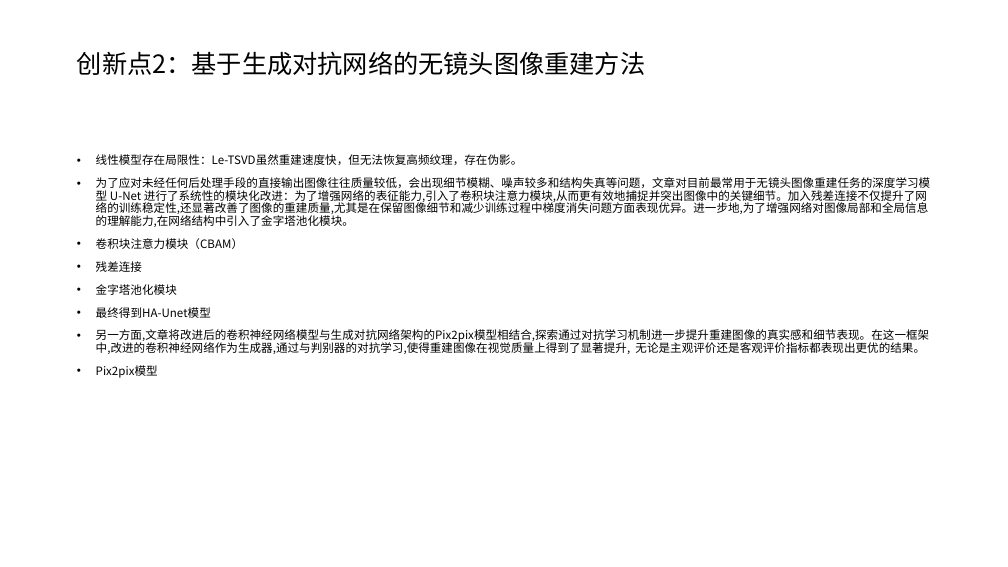
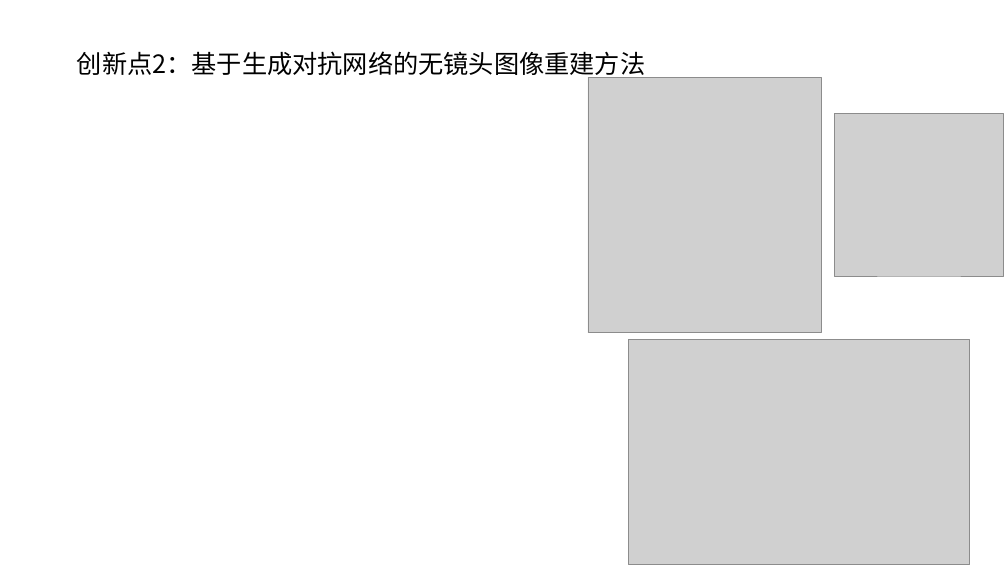
Before and after one commit to saltyfish-orz/group_meeting, a slide deck: slide 5 of 2025.12.22/2025.12.22.pptx. Drawn at 1008x567 pixels with LibreOffice and Linux fonts; fonts in the diff are those of the drawing; grey boxes stand for pictures. Boxes give left, top, right and bottom in pixels: in the first picture for what was removed or moved away, otherwise in the second. Text is boxed around its words. In the diff, an @@ line names an element or a change of style, - is before the commit and + after.

```diff
--- a/2025.12.22/2025.12.22.pptx
+++ b/2025.12.22/2025.12.22.pptx
@@ picture added at bbox=[588, 77, 822, 333] @@
@@ picture added at bbox=[834, 113, 1003, 276] @@
@@ text removed at bbox=[96, 154, 930, 378] @@
-• 线性模型存在局限性：Le-TSVD虽然重建速度快，但无法恢复高频纹理，存在伪影。
-• 为了应对未经任何后处理手段的直接输出图像往往质量较低，会出现细节模糊、噪声较多和结构失真等问题，文章对目前最常用于无镜头图像重建任务的深度学习模型 U-Net 进行了系统性的模块化改进：为了增强网络的表征能力,引入了卷积块注意力模块,从而更有效地捕捉并突出图像中的关键细节。加入残差连接不仅提升了网络的训练稳定性,还显著改善了图像的重建质量,尤其是在保留图像细节和减少训练过程中梯度消失问题方面表现优异。进一步地,为了增强网络对图像局部和全局信息的理解能力,在网络结构中引入了金字塔池化模块。
-• 卷积块注意力模块（CBAM）
-• 残差连接
-• 金字塔池化模块
-• 最终得到HA-Unet模型
-• 另一方面,文章将改进后的卷积神经网络模型与生成对抗网络架构的Pix2pix模型相结合,探索通过对抗学习机制进一步提升重建图像的真实感和细节表现。在这一框架中,改进的卷积神经网络作为生成器,通过与判别器的对抗学习,使得重建图像在视觉质量上得到了显著提升, 无论是主观评价还是客观评价指标都表现出更优的结果。
-• Pix2pix模型
@@ picture added at bbox=[629, 340, 970, 566] @@
```
Also in this commit, not shown: 5 other slides changed, 8 slides added, 4 slides removed.
